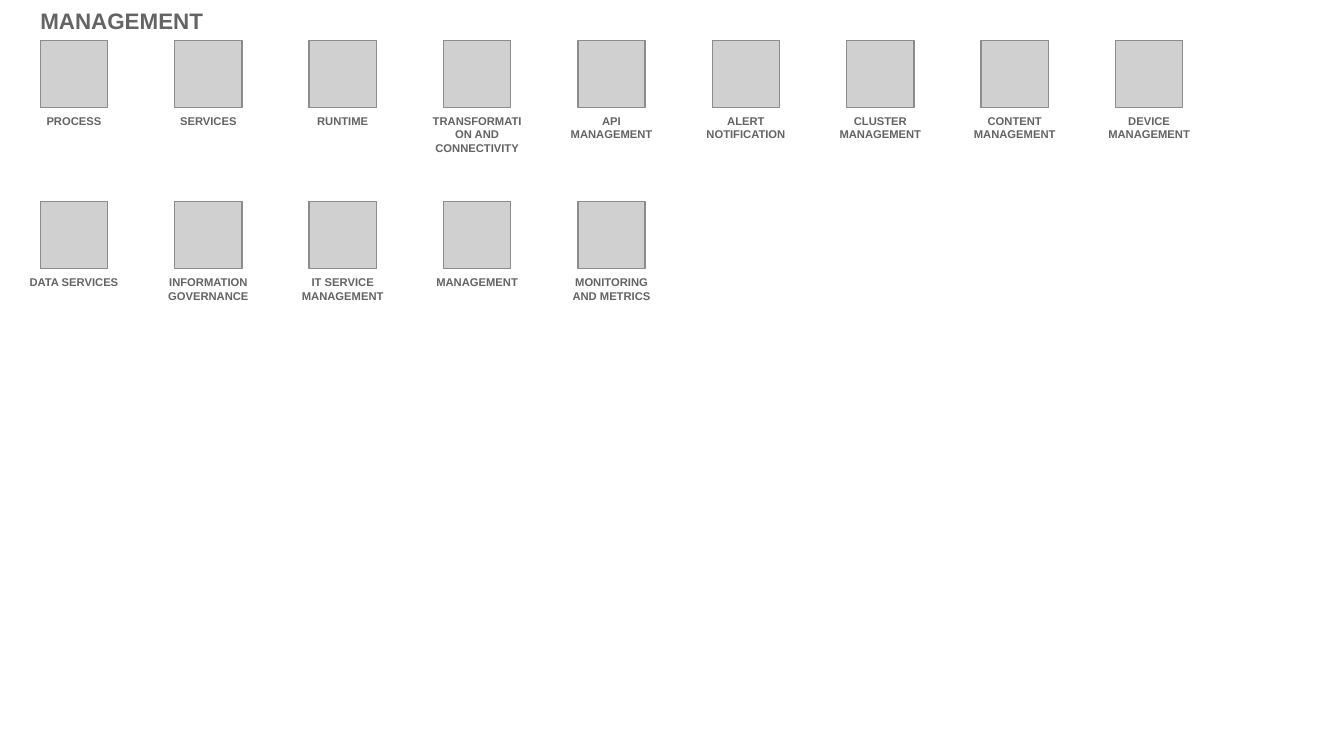
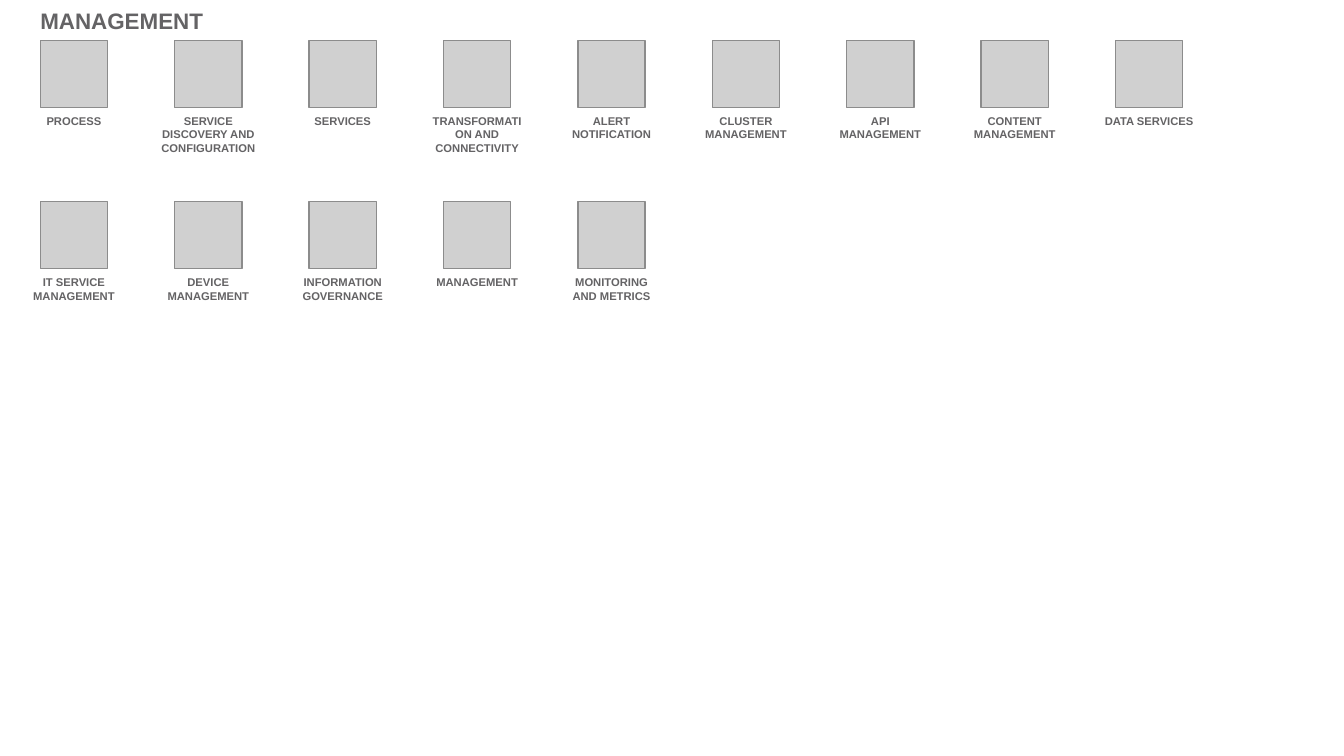
Before and after one commit to l2fprod/myarchitecture, a slide deck: slide 19 of mycatalog-architecture-diagram-template.pptx. Drawn at 1344x756 pixels with LibreOffice and Linux fonts; fonts in the diff are those of the drawing; grey boxes stand for pictures. Boxes give left, top, right and bottom in pixels: in the first picture for what was removed or moved away, otherwise in the second. Text is boxed around its words. In the diff, an @@ line names an element or a change of style, - is before the commit and + after.

```diff
--- a/mycatalog-architecture-diagram-template.pptx
+++ b/mycatalog-architecture-diagram-template.pptx
@@ text added at (x1=161, y1=117, x2=255, y2=152), 6 pt, text #646365, bold @@
+SERVICE DISCOVERY AND CONFIGURATION
@@ text "SERVICES" moved from (x1=180, y1=117, x2=236, y2=125) to (x1=314, y1=117, x2=370, y2=125) @@
@@ text removed at (x1=317, y1=117, x2=368, y2=125) @@
-RUNTIME
@@ text "ALERT NOTIFICATION" moved from (x1=706, y1=117, x2=785, y2=138) to (x1=572, y1=117, x2=651, y2=138) @@
@@ text at (x1=705, y1=117, x2=787, y2=138): text changed @@
-API MANAGEMENT
+CLUSTER MANAGEMENT
@@ text at (x1=840, y1=117, x2=922, y2=138): text changed @@
-CLUSTER MANAGEMENT
+API MANAGEMENT
@@ text at (x1=1105, y1=117, x2=1193, y2=125): text changed @@
-DEVICE MANAGEMENT
+DATA SERVICES
@@ text at (x1=33, y1=278, x2=115, y2=300): text changed @@
-DATA SERVICES
+IT SERVICE MANAGEMENT
@@ text at (x1=168, y1=278, x2=250, y2=300): text changed @@
-IT SERVICE MANAGEMENT
+DEVICE MANAGEMENT
@@ text "INFORMATION GOVERNANCE" moved from (x1=168, y1=278, x2=248, y2=300) to (x1=303, y1=278, x2=383, y2=300) @@
```
Also in this commit, not shown: 15 other slides changed, 1 slide added, 1 slide removed.
